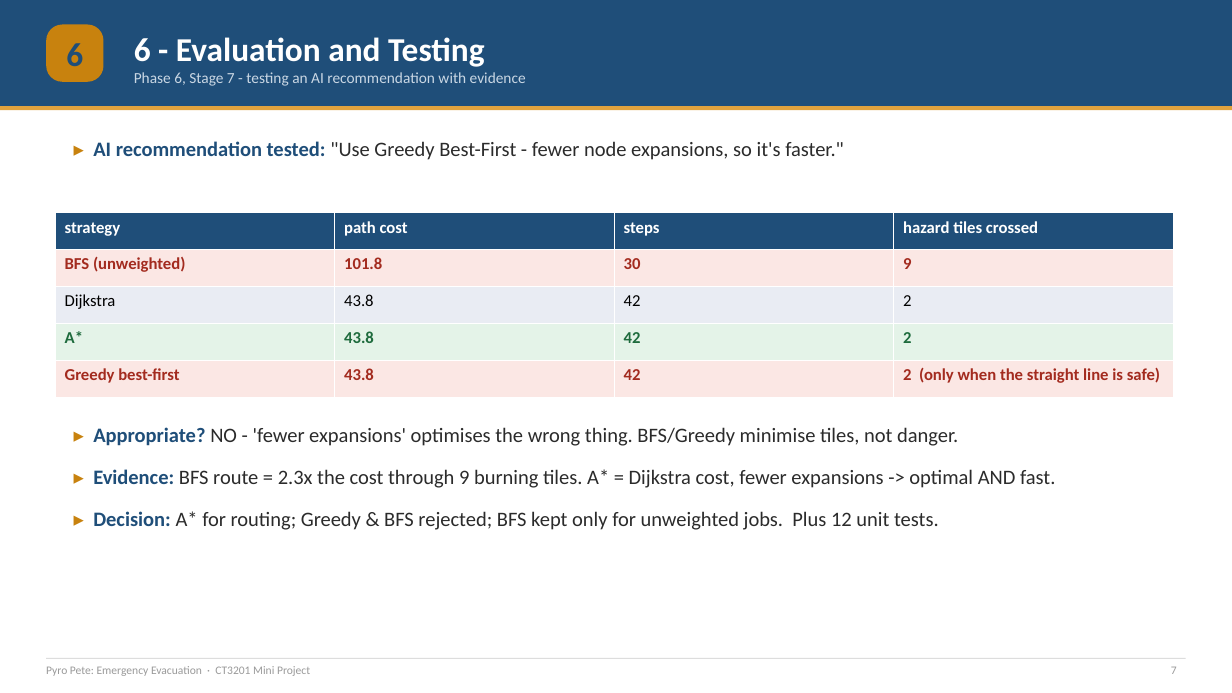
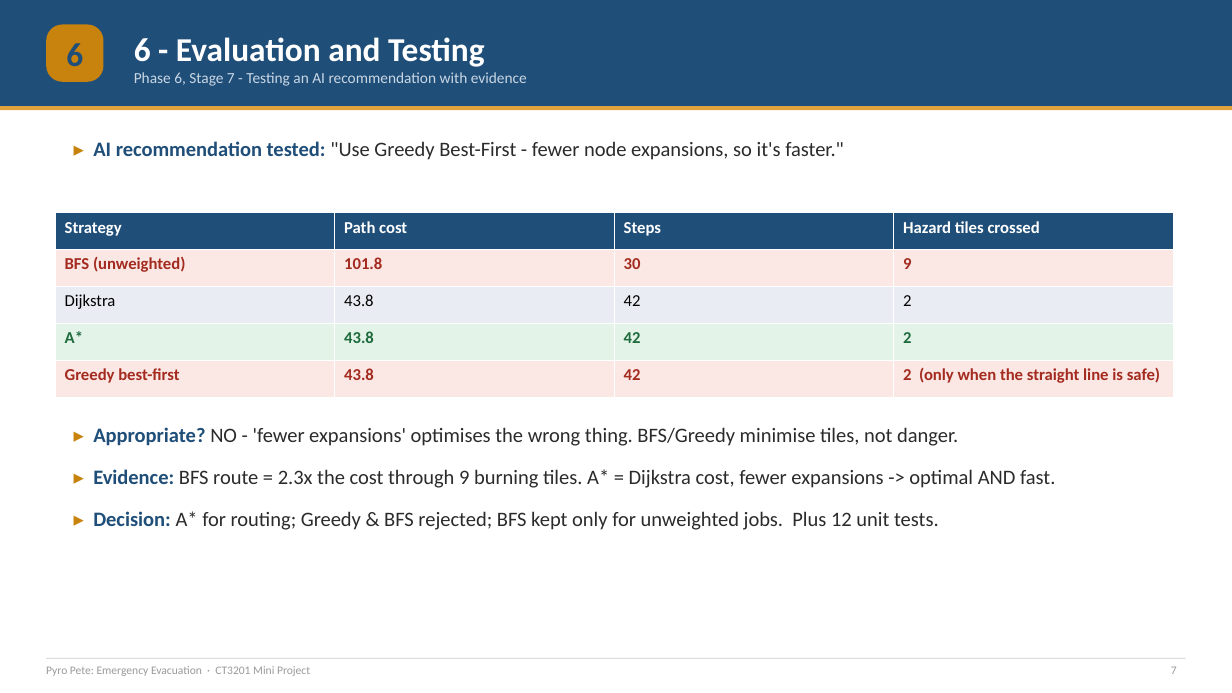
Before and after one commit to Jeb-Lee/CT3201_AI, a slide deck: slide 7 of docs/report/CT3201_Slides.pptx. Drawn at 1232x693 pixels with LibreOffice and Linux fonts; fonts in the diff are those of the drawing. Boxes give left, top, right and bottom in pixels: in the first picture for what was removed or moved away, otherwise in the second. Text is boxed around its words. In the diff, an @@ line names an element or a change of style, - is before the commit and + after.

```diff
--- a/docs/report/CT3201_Slides.pptx
+++ b/docs/report/CT3201_Slides.pptx
@@ text at bbox=[134, 72, 527, 86]: text changed @@
-Phase 6, Stage 7 - testing an AI recommendation with evidence
+Phase 6, Stage 7 - Testing an AI recommendation with evidence
@@ table at bbox=[55, 213, 1172, 397] @@
-row 1: strategy | path cost | steps | hazard tiles crossed
+row 1: Strategy | Path cost | Steps | Hazard tiles crossed
```
Also in this commit, not shown: 7 other slides changed.
